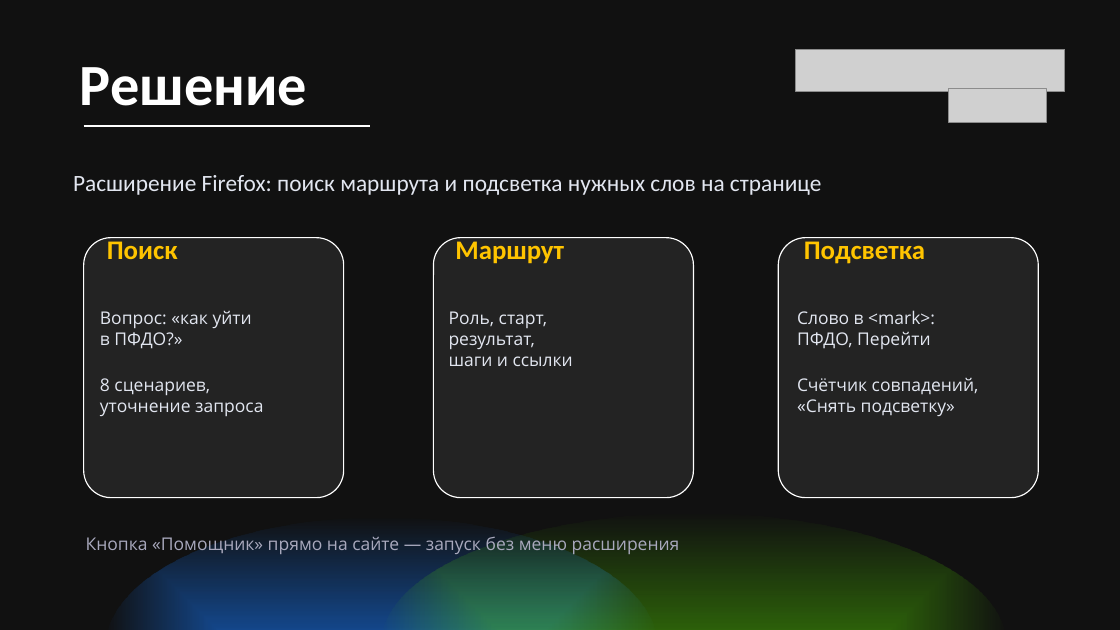
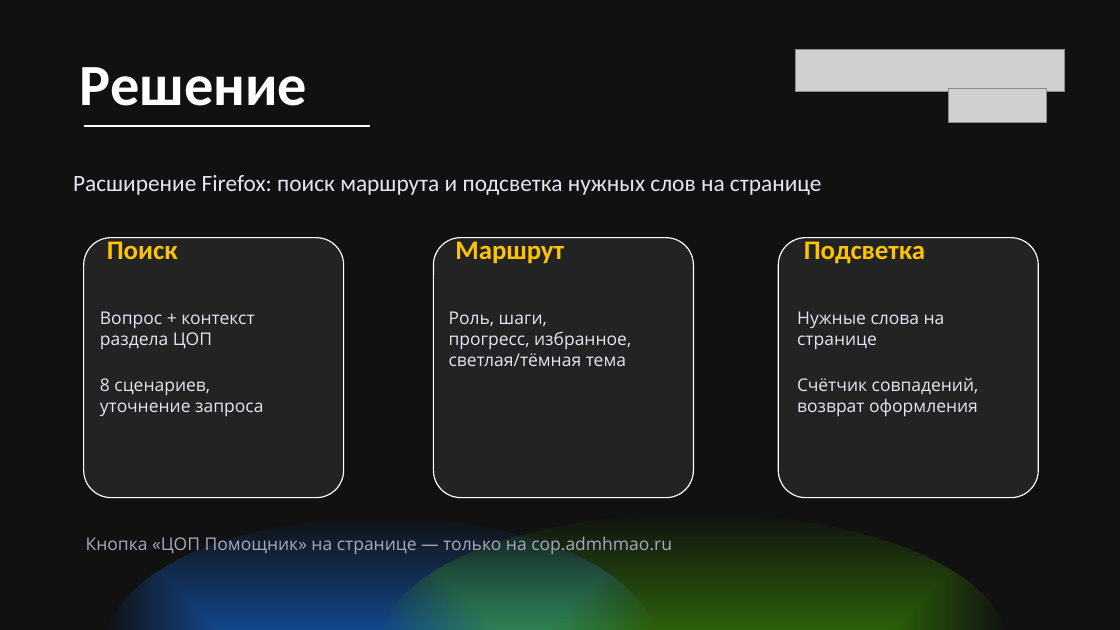
Before and after one commit to sftp0-c/cop-helper, a slide deck: slide 3 of docs/presentation.pptx. Drawn at 1120x630 pixels with LibreOffice and Linux fonts; fonts in the diff are those of the drawing; grey boxes stand for pictures. Boxes give left, top, right and bottom in pixels: in the first picture for what was removed or moved away, otherwise in the second. Text is boxed around its words. In the diff, an @@ line names an element or a change of style, - is before the commit and + after.

```diff
--- a/docs/presentation.pptx
+++ b/docs/presentation.pptx
@@ text at <box>100,311,263,416</box>: text changed @@
-Вопрос: «как уйти
-в ПФДО?»
-8 сценариев,
-уточнение запроса
+Вопрос + контекст
+раздела ЦОП
+8 сценариев,
+уточнение запроса
@@ text at <box>449,311,631,366</box>: text changed @@
-Роль, старт,
-результат,
-шаги и ссылки
+Роль, шаги,
+прогресс, избранное,
+светлая/тёмная тема
@@ text at <box>797,311,979,417</box>: text changed @@
-Слово в <mark>:
-ПФДО, Перейти
-Счётчик совпадений,
-«Снять подсветку»
+Нужные слова на странице
+Счётчик совпадений,
+возврат оформления
@@ text at <box>86,536,672,556</box>: text changed @@
-Кнопка «Помощник» прямо на сайте — запуск без меню расширения
+Кнопка «ЦОП Помощник» на странице — только на cop.admhmao.ru
```
Also in this commit, not shown: 2 other slides changed.
